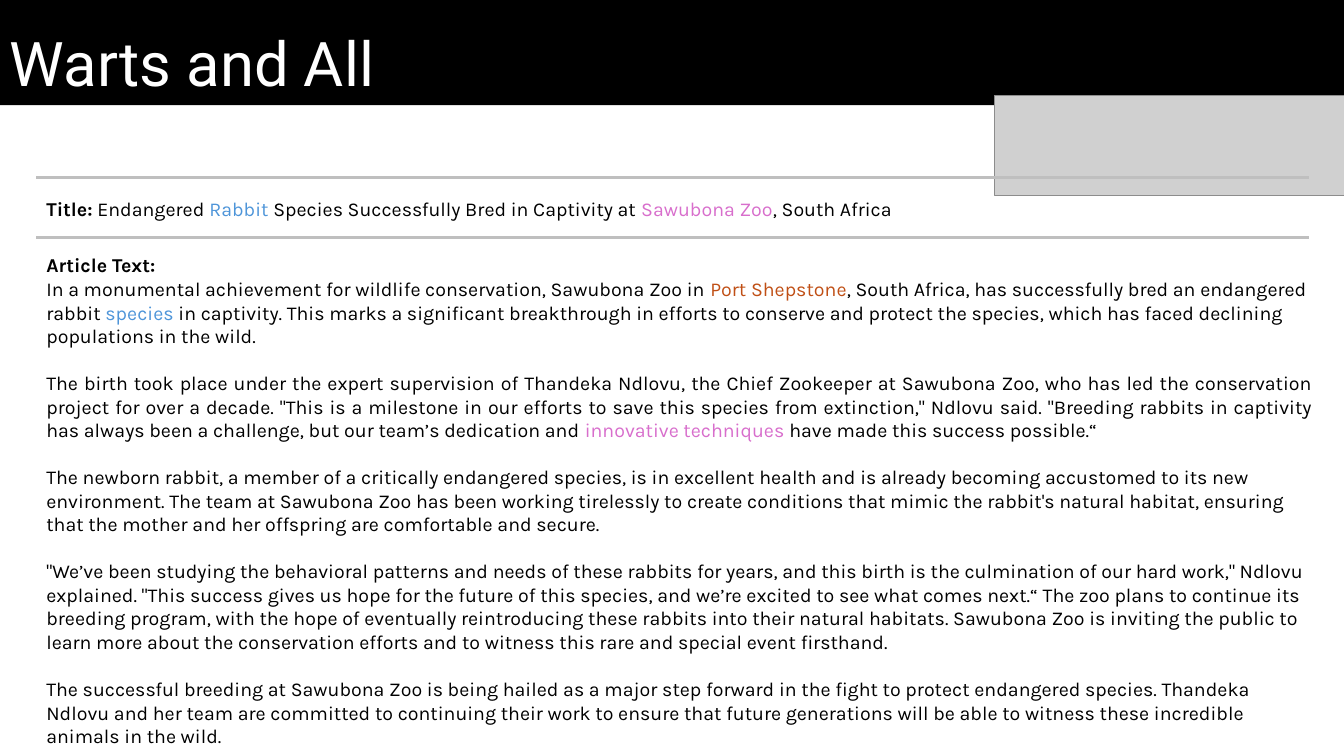
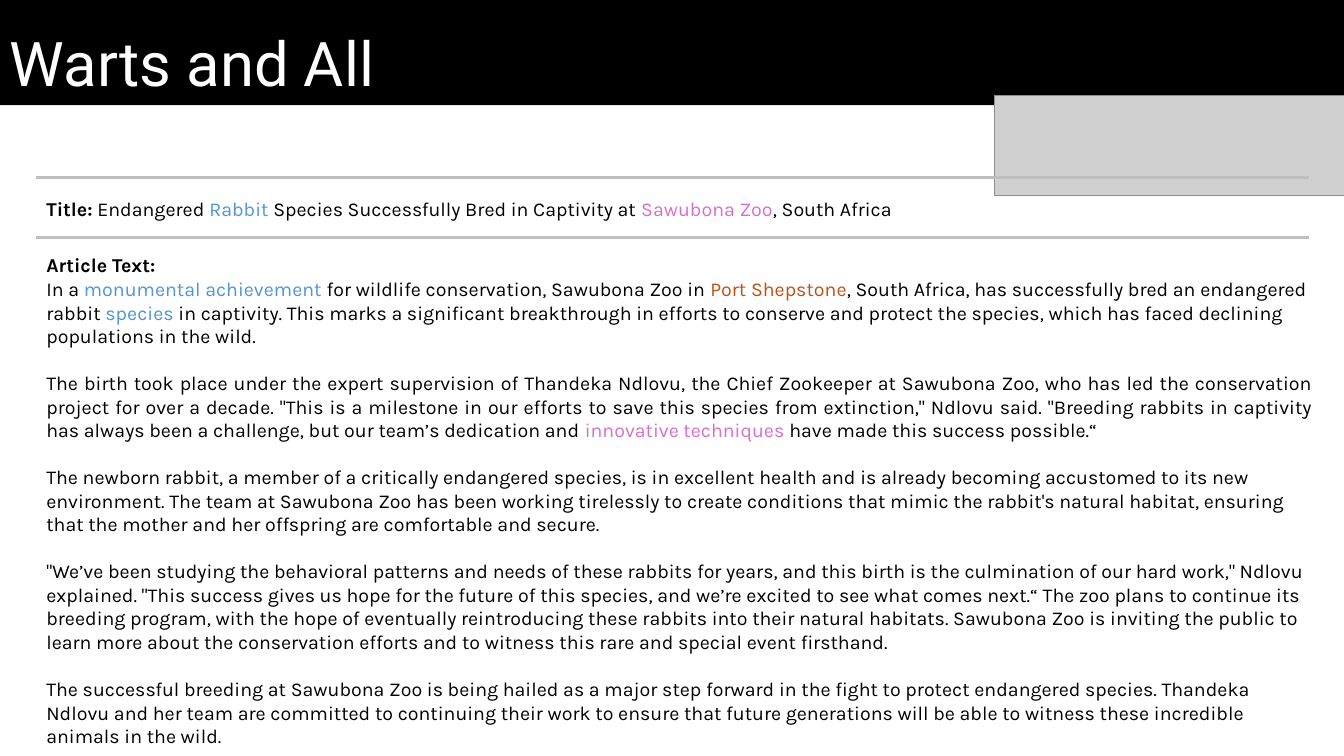
Before and after one commit to Whereiswendy/Fake-News-Predictor, a slide deck: slide 8 of Final_Slides.pptx (slide 10 before the commit). Drawn at 1344x756 pixels with LibreOffice and Linux fonts; fonts in the diff are those of the drawing; grey boxes stand for pictures. Boxes give left, top, right and bottom in pixels: in the first picture for what was removed or moved away, otherwise in the second. Text is boxed around its words. In the diff, an @@ line names an element or a change of style, - is before the commit and + after.

```diff
--- a/Final_Slides.pptx
+++ b/Final_Slides.pptx
@@ text at <box>46,282,1306,348</box>: text colour #000000 to #4E95D9 in "monumental achievement" @@
```
Also in this commit, not shown: 3 other slides changed, 2 slides removed.
